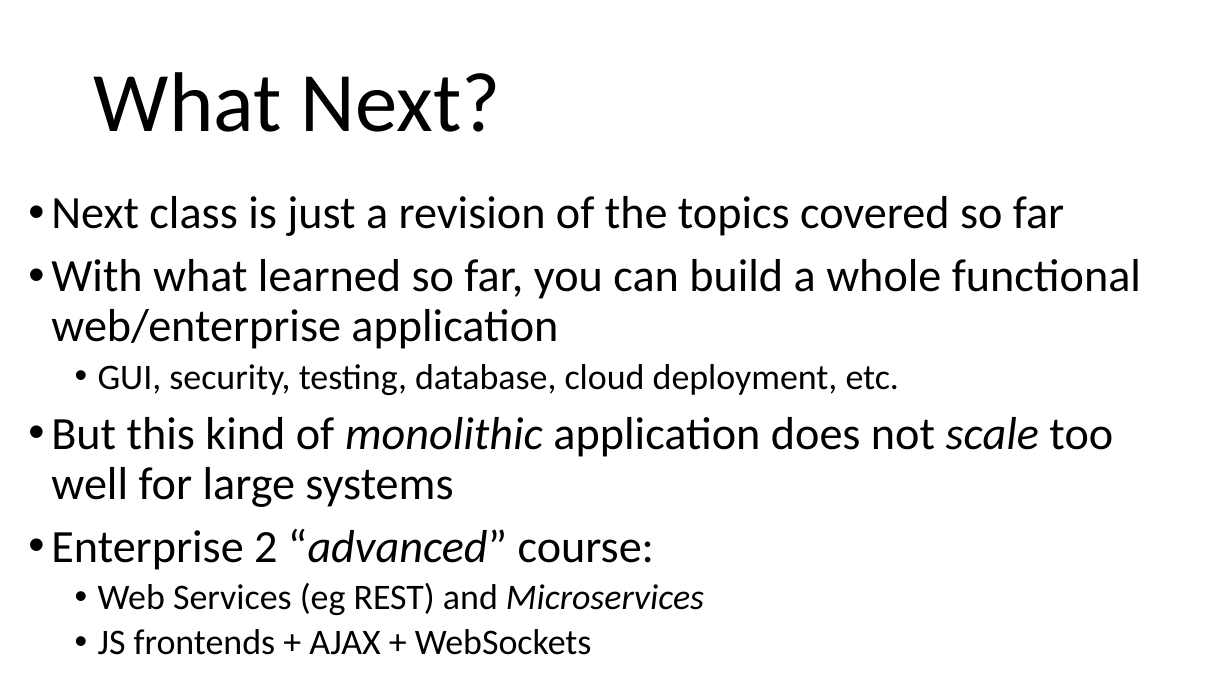
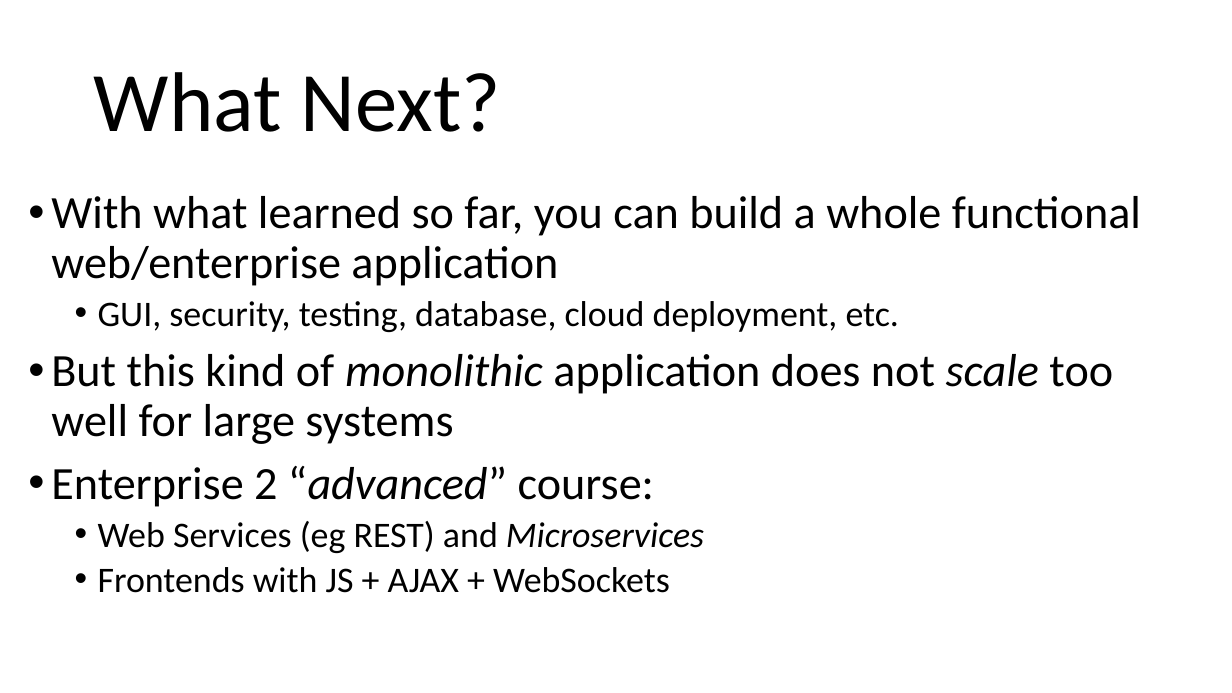
Before and after one commit to arcuri82/testing_security_development_enterprise_systems, a slide deck: slide 23 of doc/intro/slides/lesson_11_ci.pptx. Drawn at 1232x693 pixels with LibreOffice and Linux fonts; fonts in the diff are those of the drawing. Boxes give left, top, right and bottom in pixels: in the first picture for what was removed or moved away, otherwise in the second. Text is boxed around its words. In the diff, an @@ line names an element or a change of style, - is before the commit and + after.

```diff
--- a/doc/intro/slides/lesson_11_ci.pptx
+++ b/doc/intro/slides/lesson_11_ci.pptx
@@ text at bbox=[51, 196, 1064, 236]: paragraph removed @@
-• Next class is just a revision of the topics covered so far
@@ text at bbox=[98, 567, 670, 593]: text changed @@
-  • JS frontends + AJAX + WebSockets
+  • Frontends with JS + AJAX + WebSockets
```
Also in this commit, not shown: 5 other slides changed, 5 other files.
